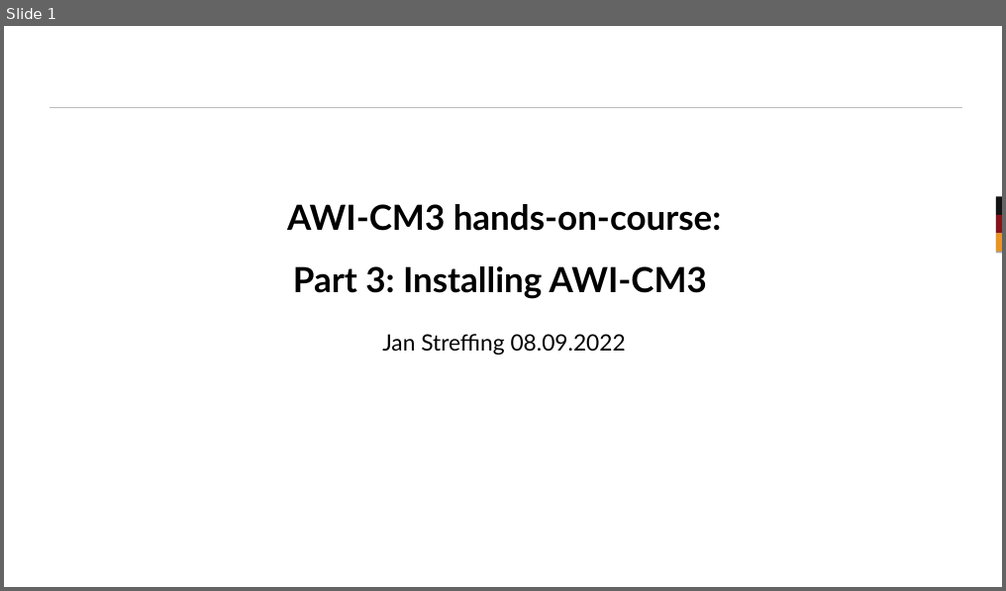
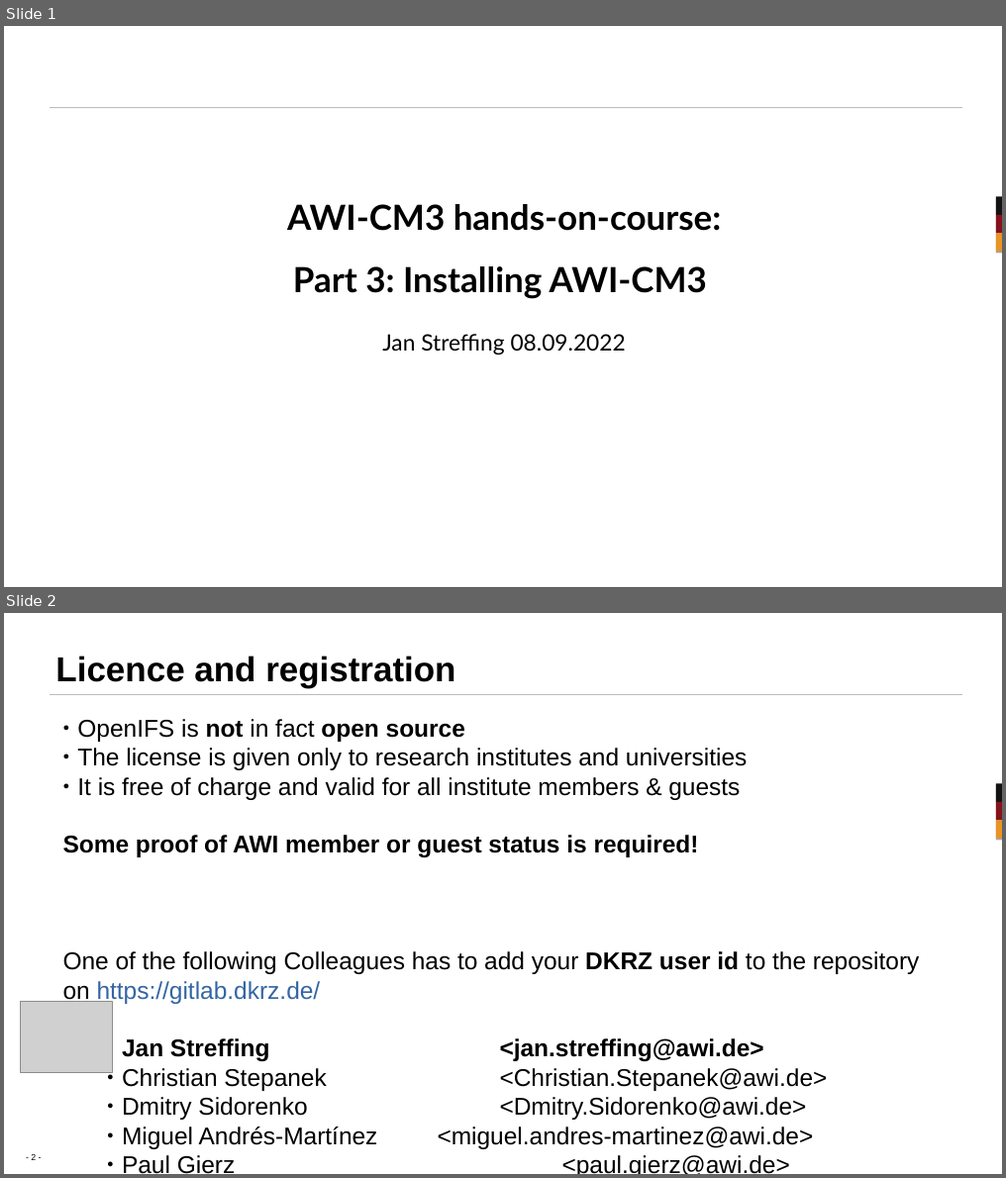
Before and after one commit to AWI-CM3/hands-on-course, a slide deck: 03_install_awicm3.odp. Shown one above the other, each under a label of ours: slide 1 before the commit, slides 1 and 2 after it. The pictures are 1006x591 and 1006x1178 pixels, drawn with LibreOffice and Linux fonts; fonts in the diff are those of the drawing; grey boxes stand for pictures; background and template pictures are left out. Boxes give left, top, right and bottom in pixels: in the first picture for what was removed or moved away, otherwise in the second. Text is boxed around its words. In the diff, an @@ line names an element or a change of style, - is before the commit and + after.

```diff
--- a/03_install_awicm3.odp
+++ b/03_install_awicm3.odp
@@ slide 2 added at (x1=4, y1=613, x2=1002, y2=1174), background #FFFFFF; not listed: 4 template elements that a slide beside it also shows @@
@@ text added at (x1=55, y1=656, x2=455, y2=688), 40 pt, text #000000, bold @@
+Licence and registration
@@ text added at (x1=63, y1=719, x2=919, y2=1174), 28 pt, text #000000 @@
+● OpenIFS is not in fact open source
+● The license is given only to research institutes and universities
+● It is free of charge and valid for all institute members & guests
+Some proof of AWI member or guest status is required!
+One of the following Colleagues has to add your DKRZ user id to the repository on https://gitlab.dkrz.de/
+      ● Jan Streffing <jan.streffing@awi.de>
+      ● Christian Stepanek <Christian.Stepanek@awi.de>
+      ● Dmitry Sidorenko <Dmitry.Sidorenko@awi.de>
+      ● Miguel Andrés-Martínez <miguel.andres-martinez@awi.de>
+      ● Paul Gierz <paul.gierz@awi.de>
@@ picture added at (x1=20, y1=1001, x2=113, y2=1072) @@
@@ page number added at (x1=31, y1=1155, x2=36, y2=1160), 10 pt, text #000000 @@
+- 2 -
```
Also in this commit, not shown: 3 other slides added, 2 other files.
